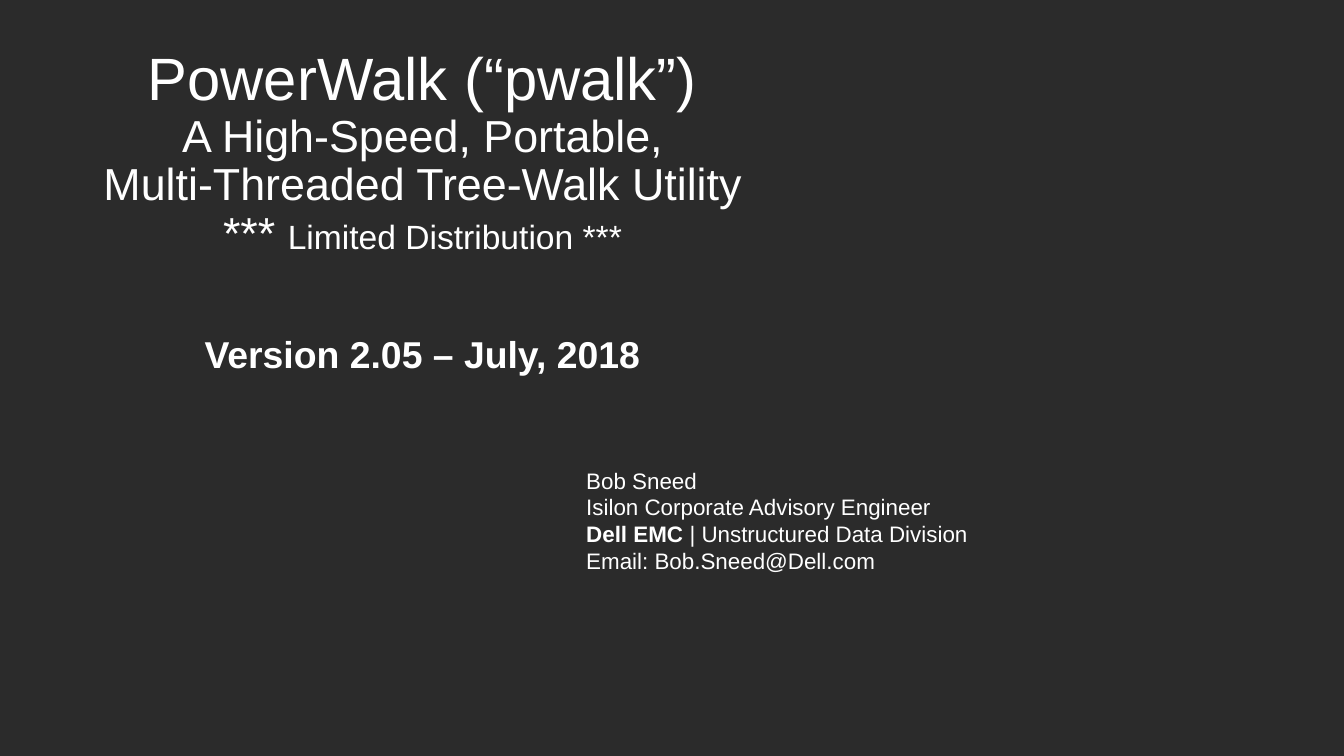
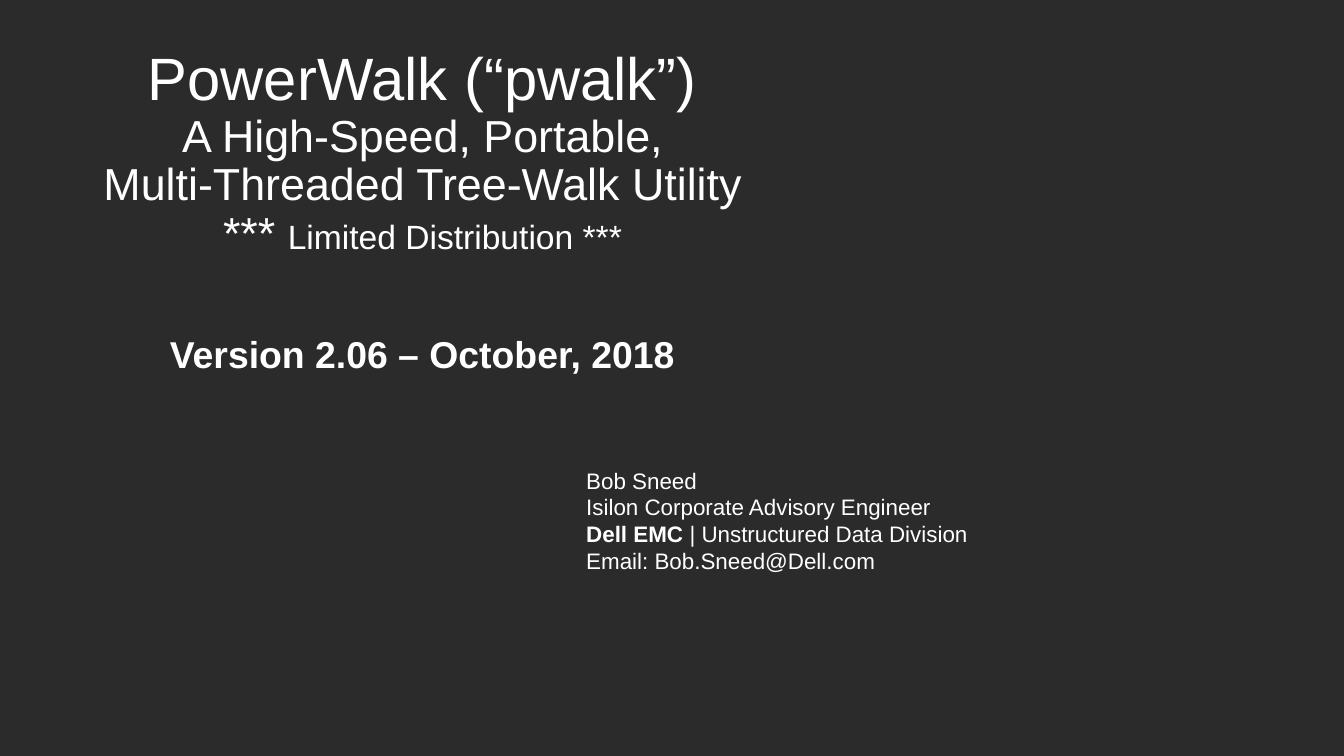
Before and after one commit to WhizBob/pwalk, a slide deck: slide 1 of doc/pwalk_slides.pptx. Drawn at 1344x756 pixels with LibreOffice and Linux fonts; fonts in the diff are those of the drawing; background and template pictures are left out; a plain dark background stands for a picture behind light text. Boxes give left, top, right and bottom in pixels: in the first picture for what was removed or moved away, otherwise in the second. Text is boxed around its words. In the diff, an @@ line names an element or a change of style, - is before the commit and + after.

```diff
--- a/doc/pwalk_slides.pptx
+++ b/doc/pwalk_slides.pptx
@@ subtitle at box(170, 341, 674, 374): text changed @@
-Version 2.05 – July, 2018
+Version 2.06 – October, 2018
```
Also in this commit, not shown: 10 other slides changed, 29 other files.
